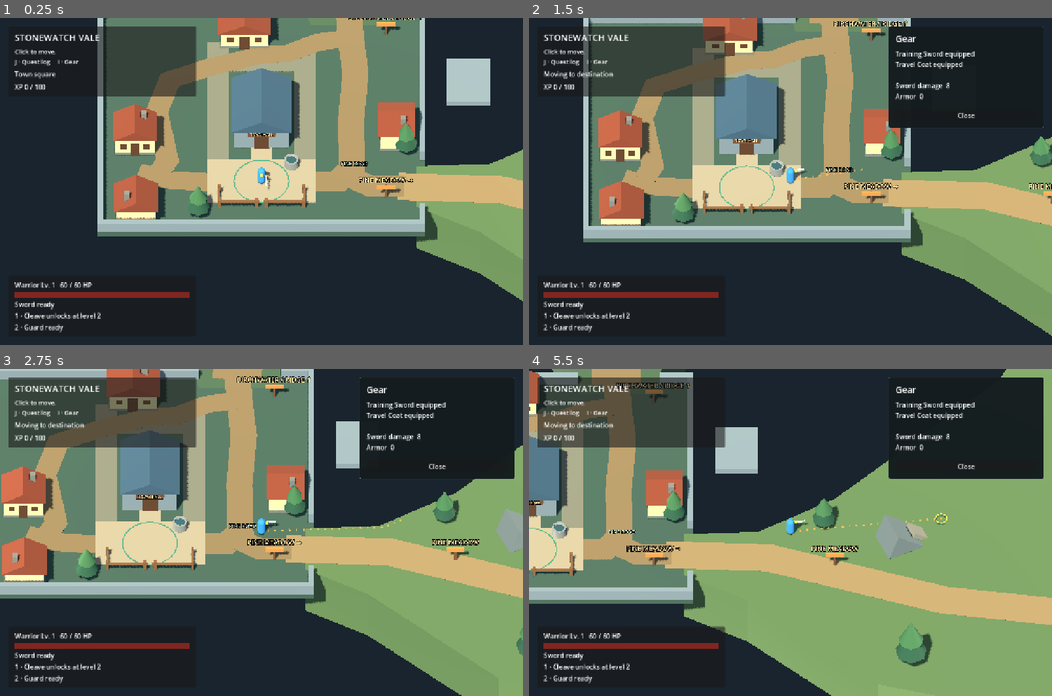
Above: before the commit, frames 1-4 (two rows, left to right).
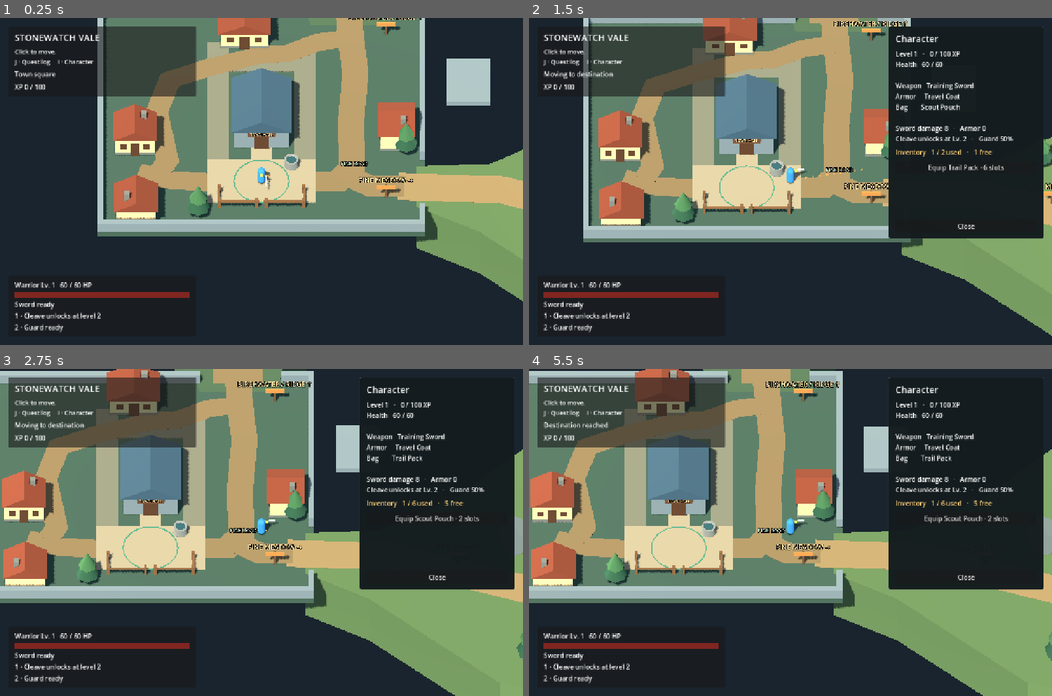
Above: after the commit, the same moments.

Repository: dylcruz/stonewatch-vale
Game: Godot game, scene res://scenes/stonewatch_vale.tscn
The game is run twice, just before and just after one commit, with the same random seed, the same clock (stepped at 60 frames per second) and the same inputs.
Inputs (mouse positions are in pixels of both pictures, inside the frame that each line leads up to):
- Up to frame 1 (0.25 s): no input
- Up to frame 2 (1.5 s): tap Enter at 0.5 s; move the mouse to (905, 165) at 0.52 s; hold 1 (cleave) 0.53-1.25 s; click (905, 165) at 0.67 s; tap I (gear) at 0.8 s; click (968, 168) at 1.25 s, where only the run after the commit has a clickable "Equip Scout Pouch · 2 slots"
- Up to frame 3 (2.75 s): click (439, 519) at 2 s, where only the run after the commit has a clickable "Equip Trail Pack · 6 slots"
- Up to frame 4 (5.5 s): click (968, 519) at 2.75 s, where only the run after the commit has a clickable "Equip Scout Pouch · 2 slots"; click (968, 519) at 3.5 s, where only the run after the commit has a clickable "Equip Trail Pack · 6 slots"; click (968, 519) at 4.25 s, where only the run after the commit has a clickable "Equip Scout Pouch · 2 slots"; click (968, 519) at 5 s, where only the run after the commit has a clickable "Equip Trail Pack · 6 slots"

The runs differ from the first frame. In frame 1, less than 0.1% of the frame differs, in the area x 12-18%, y 12-14%; in frame 2, 8.6%; in frame 3, 20%; in frame 4, 62%, in the area x 0-100%, y 0-100%.

Commit message:
Show character stats and manage bag capacity

Diff:
--- /dev/null
+++ b/data/scout_pouch.tres
@@ -0,0 +1,10 @@
+[gd_resource type="Resource" script_class="ValeItem" format=3]
+
+[ext_resource type="Script" path="res://scripts/item.gd" id="Item"]
+
+[resource]
+script = ExtResource("Item")
+id = &"scout_pouch"
+display_name = "Scout Pouch"
+slot = 2
+bag_slots = 2
--- /dev/null
+++ b/data/trail_pack.tres
@@ -0,0 +1,10 @@
+[gd_resource type="Resource" script_class="ValeItem" format=3]
+
+[ext_resource type="Script" path="res://scripts/item.gd" id="Item"]
+
+[resource]
+script = ExtResource("Item")
+id = &"trail_pack"
+display_name = "Trail Pack"
+slot = 2
+bag_slots = 6
--- a/scenes/stonewatch_vale.tscn
+++ b/scenes/stonewatch_vale.tscn
@@ -32,7 +32,7 @@
 visible = false
 
 [node name="Help" parent="HUD/Panel/Margin/VBox"]
-text = "Click to move.\nJ · Quest log     I · Gear"
+text = "Click to move.\nJ · Quest log     I · Character"
 
 [node name="CombatPanel" parent="HUD"]
 offset_top = -160.0
--- a/scenes/vale_gameplay.tscn
+++ b/scenes/vale_gameplay.tscn
@@ -9,6 +9,9 @@
 [ext_resource type="Resource" path="res://data/warrior.tres" id="WarriorStats"]
 [ext_resource type="Resource" path="res://data/training_sword.tres" id="TrainingSword"]
 [ext_resource type="Resource" path="res://data/travel_coat.tres" id="TravelCoat"]
+[ext_resource type="Resource" path="res://data/trail_pack.tres" id="TrailPack"]
+[ext_resource type="Resource" path="res://data/scout_pouch.tres" id="ScoutPouch"]
+[ext_resource type="Script" path="res://scripts/item.gd" id="Item"]
 
 [sub_resource type="StandardMaterial3D" id="Gold"]
 albedo_color = Color(0.95, 0.67, 0.26, 1)
@@ -118,6 +121,8 @@
 health_per_level = 15
 starting_weapon = ExtResource("TrainingSword")
 starting_armor = ExtResource("TravelCoat")
+starting_bag = ExtResource("TrailPack")
+starting_supplies = Array[ExtResource("Item")]([ExtResource("ScoutPouch")])
 recovery_point = NodePath("../Watchpost")
 
 [node name="CollisionShape3D" type="CollisionShape3D" parent="Player" unique_id=1233115970]
@@ -188,7 +193,7 @@
 layout_mode = 2
 theme_override_font_sizes/font_size = 15
 text = "Click to move, talk, or attack.
-J · Quest log     I · Gear"
+J · Quest log     I · Character"
 
 [node name="Status" type="Label" parent="HUD/Panel/Margin/VBox" unique_id=314850506]
 layout_mode = 2
@@ -347,9 +352,27 @@
 layout_mode = 2
 autowrap_mode = 3
 
-[node name="GearOptions" type="VBoxContainer" parent="HUD/Journal/Margin/Content"]
-visible = false
-layout_mode = 2
+[node name="BagHeading" type="Label" parent="HUD/Journal/Margin/Content"]
+visible = false
+layout_mode = 2
+theme_override_colors/font_color = Color(1, 0.82, 0.47, 1)
+
+[node name="BagScroll" type="ScrollContainer" parent="HUD/Journal/Margin/Content"]
+visible = false
+custom_minimum_size = Vector2(0, 134)
+layout_mode = 2
+follow_focus = true
+horizontal_scroll_mode = 0
+
+[node name="GearOptions" type="VBoxContainer" parent="HUD/Journal/Margin/Content/BagScroll"]
+layout_mode = 2
+size_flags_horizontal = 3
+
+[node name="BagFeedback" type="Label" parent="HUD/Journal/Margin/Content"]
+visible = false
+layout_mode = 2
+autowrap_mode = 3
+theme_override_colors/font_color = Color(1, 0.82, 0.47, 1)
 
 [node name="Action" type="Button" parent="HUD/Journal/Margin/Content"]
 visible = false
--- a/scripts/item.gd
+++ b/scripts/item.gd
@@ -1,12 +1,13 @@
 class_name ValeItem
 extends Resource
 
-enum Slot { WEAPON, ARMOR }
+enum Slot { WEAPON, ARMOR, BAG, MISC }
 
 @export var id: StringName
 @export var display_name: String
 @export var slot: Slot = Slot.WEAPON
 @export var bonus_damage := 0
 @export var armor := 0
+@export_range(0, 64) var bag_slots := 0
 @export var blade_color := Color(0.83, 0.9, 0.94)
 @export var coat_color := Color(0.18, 0.48, 0.72)
--- a/scripts/quest_world.gd
+++ b/scripts/quest_world.gd
@@ -13,7 +13,10 @@
 @onready var journal: PanelContainer = $HUD/Journal
 @onready var journal_title: Label = $HUD/Journal/Margin/Content/Title
 @onready var journal_body: Label = $HUD/Journal/Margin/Content/Body
-@onready var gear_options: VBoxContainer = $HUD/Journal/Margin/Content/GearOptions
+@onready var bag_heading: Label = $HUD/Journal/Margin/Content/BagHeading
+@onready var bag_scroll: ScrollContainer = $HUD/Journal/Margin/Content/BagScroll
+@onready var gear_options: VBoxContainer = $HUD/Journal/Margin/Content/BagScroll/GearOptions
+@onready var bag_feedback: Label = $HUD/Journal/Margin/Content/BagFeedback
 @onready var quest_options: VBoxContainer = $HUD/Journal/Margin/Content/QuestOptions
 @onready var dialogue_action: Button = $HUD/Journal/Margin/Content/Action
 var tracked_quest: ValeQuestProgress
@@ -38,6 +41,8 @@
 	if mara and not quest_chain.is_empty():
 		mara.interacted.connect(_talk_to_mara)
 	player.health.died.connect(_close_panel)
+	player.health.changed.connect(func(_current: int, _maximum: int): _refresh_character_stats())
+	player.progression_changed.connect(_on_progression_changed)
 	dialogue_action.pressed.connect(_perform_dialogue_action)
 	$HUD/Journal/Margin/Content/Close.pressed.connect(_close_panel)
 	_refresh_progress()
@@ -64,10 +69,19 @@
 	for progress in quest_chain:
 		progress.record_defeat(stats.enemy_id)
 	player.award_experience(stats.defeat_xp)
-	if player.grant_item(stats.defeat_item):
-		loot_notice.text = "%s added to Gear (I)" % stats.defeat_item.display_name
+	_grant_reward_item(stats.defeat_item, true)
+	_refresh_progress()
+
+func _grant_reward_item(item: ValeItem, announce: bool = false) -> void:
+	if not item:
+		return
+	var was_waiting: bool = player.waiting_rewards.has(item.id)
+	if player.grant_item(item) and announce:
+		loot_notice.text = "%s added to Character (I)" % item.display_name
 		loot_notice.show()
-	_refresh_progress()
+	elif not was_waiting and player.waiting_rewards.has(item.id):
+		loot_notice.text = player.bag_feedback
+		loot_notice.show()
 
 func _use_quest_object(object: ValeInteractable) -> void:
 	if object.collision_layer == 0 or not player.is_alive() or not object.is_in_range(player):
@@ -112,7 +126,7 @@
 	if _can_accept_quest(dialogue_quest) and dialogue_quest.accept():
 		_close_panel()
 	elif dialogue_quest.complete():
-		player.grant_item(dialogue_quest.definition.reward_item)
+		_grant_reward_item(dialogue_quest.definition.reward_item)
 		player.award_experience(dialogue_quest.definition.reward_xp)
 	_refresh_progress()
 
@@ -148,11 +162,7 @@
 		objective_label.text = _objective_text(objective)
 		if objective == tracked_quest and objective.state == ValeQuestProgress.State.READY:
 			objective_label.text = "%s · %s" % [objective.definition.title, objective_label.text]
-	var next_xp: int = player.next_level_experience()
-	if next_xp > 0:
-		progression_label.text = "XP %d / %d" % [player.experience, next_xp]
-	else:
-		progression_label.text = "XP %d · Max level" % player.experience
+	_refresh_xp()
 	for object in quest_objects:
 		object.set_objective_hint(quest_chain.any(func(progress: ValeQuestProgress):
 			return progress.state == ValeQuestProgress.State.ACTIVE and progress.definition.target_object == object.objective_id
@@ -167,6 +177,17 @@
 			quest_marker.text = "!"
 	_refresh_panel()
 
+func _on_progression_changed() -> void:
+	_refresh_xp()
+	_refresh_character_stats()
+
+func _refresh_xp() -> void:
+	var next_xp: int = player.next_level_experience()
+	if next_xp > 0:
+		progression_label.text = "XP %d / %d" % [player.experience, next_xp]
+	else:
+		progression_label.text = "XP %d · Max level" % player.experience
+
 func _refresh_enemy_marker(enemy: ValeEnemy) -> void:
 	var marker := enemy.get_node_or_null("QuestMarker") as Label3D
 	if marker:
@@ -200,7 +221,9 @@
 	for option in quest_options.get_children():
 		quest_options.remove_child(option)
 		option.queue_free()
-	gear_options.visible = panel_mode == JournalView.GEAR
+	bag_heading.visible = panel_mode == JournalView.GEAR
+	bag_scroll.visible = panel_mode == JournalView.GEAR
+	bag_feedback.hide()
 	match panel_mode:
 		JournalView.DIALOGUE:
 			_show_dialogue()
@@ -259,30 +282,68 @@
 		ValeQuestProgress.State.COMPLETED:
 			journal_body.text = "%s complete\n\nReward earned · %s" % [definition.title, reward]
 			if definition.reward_item:
-				journal_body.text += "\nOpen Gear (I) to equip your reward."
+				journal_body.text += "\nOpen Character (I) to manage your reward."
 	for progress in quest_chain:
 		if progress != dialogue_quest and (progress.is_in_progress() or _can_accept_quest(progress)):
 			_add_quest_option("View " + progress.definition.title, _select_dialogue_quest.bind(progress))
 
+func _refresh_character_stats() -> void:
+	if panel_mode != JournalView.GEAR:
+		return
+	var next_xp: int = player.next_level_experience()
+	var xp_status := "%d / %d XP" % [player.experience, next_xp] if next_xp else "%d XP · Max level" % player.experience
+	var weapon := player.equipped_weapon as ValeItem
+	var coat := player.equipped_armor as ValeItem
+	var bag := player.equipped_bag as ValeItem
+	var cleave := "Cleave %d damage" % player.cleave_damage if player.has_cleave() else "Cleave unlocks at Lv. 2"
+	journal_body.text = "\n".join([
+		"Level %d   ·   %s" % [player.level, xp_status],
+		"Health   %d / %d" % [player.health.current, player.health.maximum],
+		"",
+		"Weapon   %s" % (weapon.display_name if weapon else "Empty"),
+		"Armor     %s" % (coat.display_name if coat else "Empty"),
+		"Bag        %s" % (bag.display_name if bag else "Empty"),
+		"",
+		"Sword damage %d   ·   Armor %d" % [player.sword_damage(), player.armor_value()],
+		"%s   ·   Guard %d%%" % [cleave, roundi(player.guard_reduction * 100.0)],
+	])
+
 func _show_gear() -> void:
-	journal_title.text = "Gear"
-	journal_body.text = "%s equipped\n%s equipped\n\nSword damage  %d\nArmor  %d" % [
-		player.equipped_weapon.display_name, player.equipped_armor.display_name,
-		player.sword_damage(), player.armor_value()]
+	journal_title.text = "Character"
+	_refresh_character_stats()
+	var available: int = player.free_bag_slots()
+	var capacity: int = player.bag_capacity()
+	bag_heading.text = "Inventory   %d / %d used   ·   %d free" % [capacity - available, capacity, available]
+	bag_feedback.text = player.bag_feedback
+	bag_feedback.visible = not bag_feedback.text.is_empty()
 	for option in gear_options.get_children():
 		gear_options.remove_child(option)
 		option.queue_free()
-	for item: ValeItem in player.owned_items.values():
-		if item == player.equipped_weapon or item == player.equipped_armor:
+	for item: ValeItem in player.stored_items():
+		if item.slot == ValeItem.Slot.MISC:
+			var label := Label.new()
+			label.text = item.display_name
+			gear_options.add_child(label)
 			continue
-		var option := Button.new()
 		var effect := "%d armor" % item.armor
 		if item.slot == ValeItem.Slot.WEAPON:
 			effect = "%d sword damage" % (player.stats.damage + item.bonus_damage)
-		option.text = "Equip %s · %s" % [item.display_name, effect]
-		option.pressed.connect(_equip.bind(item.id))
-		gear_options.add_child(option)
+		elif item.slot == ValeItem.Slot.BAG:
+			effect = "%d slots" % item.bag_slots
+		_add_inventory_button("Equip %s · %s" % [item.display_name, effect], _equip.bind(item.id))
+	for item: ValeItem in player.waiting_rewards.values():
+		_add_inventory_button("Claim %s · Waiting reward" % item.display_name, _claim.bind(item.id))
+
+func _add_inventory_button(label: String, action: Callable) -> void:
+	var option := Button.new()
+	option.text = label
+	option.pressed.connect(action)
+	gear_options.add_child(option)
 
 func _equip(item_id: StringName) -> void:
-	if player.equip_item(item_id):
-		_refresh_panel()
+	player.equip_item(item_id)
+	_refresh_panel()
+
+func _claim(item_id: StringName) -> void:
+	player.claim_reward(item_id)
+	_refresh_panel()
--- a/scripts/warrior.gd
+++ b/scripts/warrior.gd
@@ -1,6 +1,7 @@
 extends "res://scripts/player.gd"
 
 signal combat_message(message: String)
+signal progression_changed
 
 const PURSUIT_UPDATE_INTERVAL := 0.15
 const PURSUIT_UPDATE_DISTANCE := 0.4
@@ -14,6 +15,8 @@
 @export var health_per_level := 0
 @export var starting_weapon: ValeItem
 @export var starting_armor: ValeItem
+@export var starting_bag: ValeItem
+@export var starting_supplies: Array[ValeItem] = []
 @export var recovery_point: Node3D
 @export var refuge_radius := 2.5
 @export var cleave_damage := 12
@@ -45,6 +48,9 @@
 var owned_items: Dictionary[StringName, ValeItem] = {}
 var equipped_weapon: ValeItem
 var equipped_armor: ValeItem
+var equipped_bag: ValeItem
+var waiting_rewards: Dictionary[StringName, ValeItem] = {}
+var bag_feedback := ""
 
 func _ready() -> void:
 	spawn_position = global_position
@@ -52,9 +58,12 @@
 	$Visual/Body.material_override = body_material
 	blade_material = blade.mesh.material.duplicate()
 	blade.material_override = blade_material
-	for item in [starting_weapon, starting_armor]:
-		if grant_item(item):
+	for item: ValeItem in [starting_bag, starting_weapon, starting_armor]:
+		if item and item.id != &"":
+			owned_items[item.id] = item
 			equip_item(item.id)
+	for item in starting_supplies:
+		grant_item(item)
 	health.died.connect(_die)
 	_build_cleave_arc()
 	reset_combat()
@@ -92,12 +101,15 @@
 	return level >= CLEAVE_UNLOCK_LEVEL
 
 func award_experience(amount: int) -> void:
+	var previous_experience := experience
 	experience = clampi(experience + maxi(0, amount), 0, LEVEL_THREE_XP)
 	if experience >= LEVEL_THREE_XP:
 		level = 3
 	elif experience >= LEVEL_TWO_XP:
 		level = maxi(level, 2)
 	health.increase_maximum(maximum_health())
+	if experience != previous_experience:
+		progression_changed.emit()
 
 func next_level_experience() -> int:
 	match level:
@@ -112,23 +124,62 @@
 	return stats.max_health + (level - 1) * health_per_level
 
 func grant_item(item: ValeItem) -> bool:
-	if item == null or item.id == &"" or owned_items.has(item.id):
+	if item == null or item.id == &"" or owned_items.has(item.id) or waiting_rewards.has(item.id):
+		return false
+	if free_bag_slots() <= 0:
+		waiting_rewards[item.id] = item
+		bag_feedback = "Bag is full. %s is waiting to be claimed." % item.display_name
 		return false
 	owned_items[item.id] = item
 	return true
+
+func claim_reward(item_id: StringName) -> bool:
+	var item := waiting_rewards.get(item_id) as ValeItem
+	if item == null:
+		return false
+	if free_bag_slots() <= 0:
+		bag_feedback = "Bag is full. %s is waiting to be claimed." % item.display_name
+		return false
+	waiting_rewards.erase(item_id)
+	owned_items[item_id] = item
+	bag_feedback = "%s added to your bag." % item.display_name
+	return true
+
+func stored_items() -> Array[ValeItem]:
+	var items: Array[ValeItem] = []
+	for item in owned_items.values():
+		if item != equipped_weapon and item != equipped_armor and item != equipped_bag:
+			items.append(item)
+	return items
+
+func bag_capacity() -> int:
+	return equipped_bag.bag_slots if equipped_bag else 0
+
+func free_bag_slots() -> int:
+	return bag_capacity() - stored_items().size()
 
 func equip_item(item_id: StringName) -> bool:
 	var item := owned_items.get(item_id) as ValeItem
 	if item == null:
 		return false
-	if item.slot == ValeItem.Slot.WEAPON:
+	bag_feedback = ""
+	if item.slot == ValeItem.Slot.BAG:
+		var slots_after_swap := stored_items().size() - (0 if equipped_bag else 1)
+		if slots_after_swap > item.bag_slots:
+			bag_feedback = "%s has %d slots. Your stored items need %d." % [
+				item.display_name, item.bag_slots, slots_after_swap]
+			return false
+		equipped_bag = item
+	elif item.slot == ValeItem.Slot.WEAPON:
 		equipped_weapon = item
 		blade_material.albedo_color = item.blade_color
-	else:
+	elif item.slot == ValeItem.Slot.ARMOR:
 		equipped_armor = item
 		if hit_tween:
 			hit_tween.kill()
 		body_material.albedo_color = _coat_color()
+	else:
+		return false
 	return true
 
 func sword_damage() -> int:
--- /dev/null
+++ b/tests/character_inventory_test.gd
@@ -0,0 +1,98 @@
+extends SceneTree
+
+const WATCHPOST := preload("res://scenes/watchpost_playtest.tscn")
+const IRON_SWORD := preload("res://data/iron_sword.tres")
+var world: Node3D
+var player: ValePlayer
+var failures := 0
+var assertions := 0
+
+func _initialize() -> void:
+	run.call_deferred()
+
+func check(condition: bool, message: String) -> void:
+	assertions += 1
+	if condition:
+		print("PASS: ", message)
+	else:
+		failures += 1
+		push_error("FAIL: " + message)
+
+func press_character_key() -> void:
+	var key := InputEventKey.new()
+	key.physical_keycode = KEY_I
+	key.pressed = true
+	root.push_input(key, true)
+	key = key.duplicate()
+	key.pressed = false
+	root.push_input(key, true)
+
+func press_inventory_button(prefix: String) -> void:
+	for option in world.gear_options.get_children():
+		if option is Button and option.text.begins_with(prefix):
+			option.pressed.emit()
+			return
+	check(false, "Inventory action was missing: " + prefix)
+
+func run() -> void:
+	world = WATCHPOST.instantiate()
+	root.add_child(world)
+	player = world.player
+	await physics_frame
+	press_character_key()
+	check(world.journal.visible and world.journal_title.text == "Character"
+		and world.journal_body.text.contains("Level 1") and world.journal_body.text.contains("0 / 100 XP")
+		and world.journal_body.text.contains("Training Sword") and world.journal_body.text.contains("Travel Coat"),
+		"I opens the character loadout and current progression")
+	check(world.bag_heading.text.contains("1 / 6 used") and world.bag_heading.text.contains("5 free"),
+		"The starter bag displays usage and free slots")
+	player.health.take_damage(7)
+	check(world.journal_body.text.contains("Health   53 / 60"), "Damage updates health while the panel is open")
+	player.award_experience(100)
+	check(world.journal_body.text.contains("Level 2") and world.journal_body.text.contains("100 / 240 XP")
+		and world.journal_body.text.contains("Health   68 / 75") and world.journal_body.text.contains("Cleave 12")
+		and world.progression_label.text == "XP 100 / 240",
+		"Leveling immediately updates XP, maximum health, and effective ability stats")
+
+	press_inventory_button("Equip Scout Pouch")
+	check(player.equipped_bag.id == &"scout_pouch" and world.bag_heading.text.contains("1 / 2 used")
+		and player.stored_items()[0].id == &"trail_pack",
+		"Switching to the two-slot pouch stores the old bag")
+	var rations := ValeItem.new()
+	rations.id = &"test_rations"
+	rations.display_name = "Trail Rations"
+	rations.slot = ValeItem.Slot.MISC
+	check(player.grant_item(rations) and player.free_bag_slots() == 0,
+		"A non-equipment item uses the last bag slot")
+	var captain: ValeEnemy = world.get_node("RaiderCaptain")
+	captain.receive_hit(captain.health.current, player)
+	check(player.waiting_rewards.has(&"wardens_coat") and not player.owned_items.has(&"wardens_coat")
+		and world.bag_feedback.text.contains("Bag is full") and world.bag_heading.text.contains("2 / 2 used"),
+		"A Captain reward waits when the bag is full and the panel explains why")
+	press_inventory_button("Claim Warden's Coat")
+	check(player.waiting_rewards.size() == 1 and player.free_bag_slots() == 0,
+		"Trying to claim with a full bag preserves the waiting reward")
+	captain.reset_combat()
+	captain.receive_hit(captain.health.current, player)
+	check(player.waiting_rewards.size() == 1, "Repeated defeats do not duplicate the waiting reward")
+	press_inventory_button("Equip Trail Pack")
+	check(world.bag_heading.text.contains("2 / 6 used"), "The larger bag immediately increases available slots")
+	press_inventory_button("Claim Warden's Coat")
+	check(player.waiting_rewards.is_empty() and world.bag_heading.text.contains("3 / 6 used"),
+		"The waiting reward moves into inventory when claimed with free slots")
+	press_inventory_button("Equip Warden's Coat")
+	check(player.armor_value() == 2 and world.journal_body.text.contains("Warden's Coat")
+		and world.journal_body.text.contains("Armor 2") and world.bag_heading.text.contains("3 / 6 used"),
+		"Equipping the stored coat updates effective armor and returns the old coat to storage")
+	check(player.grant_item(IRON_SWORD), "The larger bag holds another piece of gear")
+	world._refresh_panel()
+	press_inventory_button("Equip Iron Sword")
+	check(player.sword_damage() == 12 and world.journal_body.text.contains("Sword damage 12")
+		and world.journal_body.text.contains("Iron Sword"), "Equipping the sword updates loadout and sword damage")
+	var items_before: Array[ValeItem] = player.stored_items()
+	press_inventory_button("Equip Scout Pouch")
+	check(player.equipped_bag.id == &"trail_pack" and player.stored_items() == items_before
+		and world.bag_feedback.text.contains("Your stored items need 4"),
+		"An undersized bag change is rejected with its capacity explained and every item preserved")
+	print("Character inventory checks complete; assertions: ", assertions, "; failures: ", failures)
+	quit(1 if failures else 0)
--- a/tests/quest_chain_test.gd
+++ b/tests/quest_chain_test.gd
@@ -211,7 +211,7 @@
 	warrior.global_position = captain.spawn_position + Vector3(0, 0, 2)
 	captain.receive_hit(999, warrior)
 	check(blockade.state == ValeQuestProgress.State.READY and blockade.kills == 1 and not marker.visible
-		and warrior.experience == 185 and warrior.owned_items.size() == 4 and not world.loot_notice.visible,
+		and warrior.experience == 185 and warrior.owned_items.size() == 6 and not world.loot_notice.visible,
 		"The rematch grants another 15 XP and readies the quest without a second coat")
 	await frames(20)
 	check(not captain.is_alive() and captain.collision_layer == 0,
@@ -223,7 +223,7 @@
 	captain.respawn_delay = 1.5
 	captain.receive_hit(999, warrior)
 	check(warrior.experience == 200 and blockade.state == ValeQuestProgress.State.READY and blockade.kills == 1
-		and warrior.owned_items.size() == 4 and not world.loot_notice.visible,
+		and warrior.owned_items.size() == 6 and not world.loot_notice.visible,
 		"A further defeat grants kill XP while the turn-in is ready and the coat stays one-time")
 	# Use a smaller turn-in reward here so the next defeat's XP is visible below the cap.
 	blockade.definition = blockade.definition.duplicate() as ValeQuestDefinition
@@ -238,7 +238,7 @@
 		"The Captain returns at full health after the quest is complete")
 	captain.receive_hit(999, warrior)
 	check(warrior.experience == 235 and blockade.state == ValeQuestProgress.State.COMPLETED and blockade.kills == 1
-		and warrior.owned_items.size() == 4 and not world.loot_notice.visible,
+		and warrior.owned_items.size() == 6 and not world.loot_notice.visible,
 		"Defeating the Captain after turn-in still grants kill XP and preserves the completed quest")
 
 func check_concurrent_turn_ins() -> void:
@@ -423,7 +423,7 @@
 	check(warrior.owned_items.has(&"wardens_coat") and warrior.armor_value() == 0 and world.loot_notice.visible
 		and world.loot_notice.text.contains("Warden's Coat"), "The coat is awarded on defeat and awaits manual equip")
 	captain.receive_hit(999, warrior)
-	check(warrior.experience == 170 and warrior.owned_items.size() == 4, "Hitting the defeated Captain cannot grant kill rewards again")
+	check(warrior.experience == 170 and warrior.owned_items.size() == 6, "Hitting the defeated Captain cannot grant kill rewards again")
 	check(await walk_to(Vector3(-4.8, 0, 6.8)), "The south road connects the quarry to the watchpost")
 
 	warrior.receive_hit(999, null)
@@ -439,7 +439,7 @@
 	check(camp_raider.is_alive() and other_raider.is_alive() and optional_wolf.is_alive(),
 		"The required route reaches level 3 with all optional enemies alive")
 	check(await talk_to_mara() and not world.dialogue_action.visible and warrior.experience == 240
-		and warrior.owned_items.size() == 4, "The final turn-in has no repeat reward")
+		and warrior.owned_items.size() == 6, "The final turn-in has no repeat reward")
 	await press_key(KEY_J)
 	check(world.journal_body.text.count("· Completed") == 3 and world.progression_label.text.contains("Max level"),
 		"The log records all three completed quests and the HUD shows the level cap")
--- a/tests/vale_routes_test.gd
+++ b/tests/vale_routes_test.gd
@@ -128,8 +128,8 @@
 	check(world.journal.visible and world.journal_body.text == "No quests accepted",
 		"The empty town journal opens with J")
 	await press_key(KEY_I)
-	check(world.journal.visible and world.journal_title.text == "Gear",
-		"The town gear panel opens with I")
+	check(world.journal.visible and world.journal_title.text == "Character",
+		"The town character panel opens with I")
 	await press_key(KEY_I)
 	check(camera_click(Vector3(8, 0, 7)), "Pine Road accepts a move from the town square")
 	var destination := player.destination
Not shown, added: tests/character_inventory_test.gd.uid
Not shown, changed: docs/playtest.md
